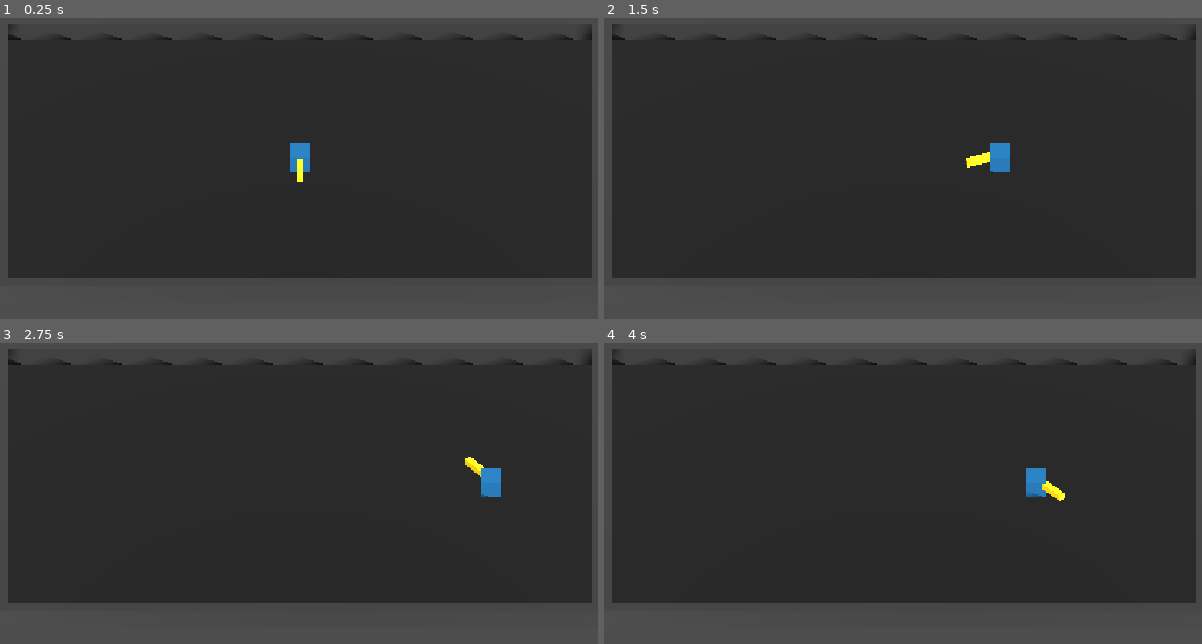
Above: before the commit, frames 1-4 (two rows, left to right).
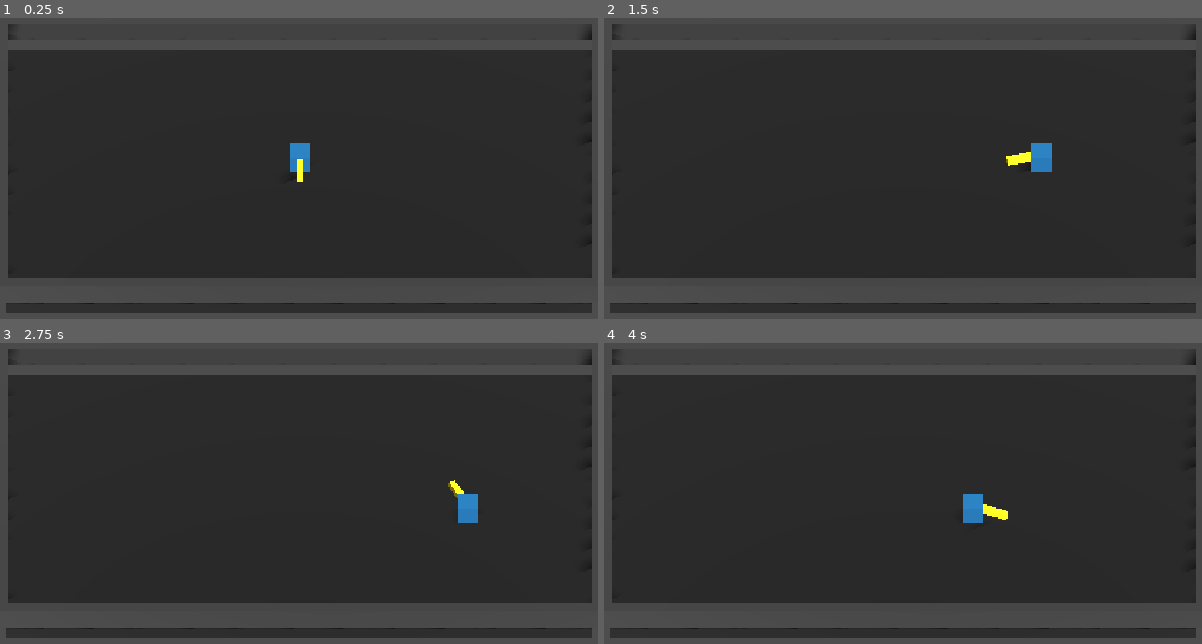
Above: after the commit, the same moments.

Repository: zwordup-sudo/BotArena
Game: Godot game, scene res://scenes/main_3d.tscn
The game is run twice, just before and just after one commit, with the same random seed, the same clock (stepped at 60 frames per second) and the same inputs. The project has no main scene, so this scene is started directly.
Inputs (mouse positions are in pixels of both pictures, inside the frame that each line leads up to):
- Up to frame 1 (0.25 s): no input
- Up to frame 2 (1.5 s): tap Enter at 0.5 s; move the mouse to (1082, 144) at 0.52 s; hold D (move_right) 0.53-1.25 s; tap Space (dash) at 0.6 s; click (1082, 144) at 0.67 s; drag from (741, 189) to (861, 255) at 1.27 s
- Up to frame 3 (2.75 s): tap Space (dash) at 2, 2.1 s; move the mouse to (382, 394) at 2.02 s; hold D (move_right) from 2.03 s (still down); click (382, 394) at 2.17 s
- Up to frame 4 (4 s): release D (move_right) at 2.75 s; drag from (861, 580) to (663, 424) at 2.77 s; tap Enter at 3.5 s; move the mouse to (1142, 559) at 3.52 s; press the mouse at (1142, 559) at 3.53 s; hold A (move_left) from 3.53 s (still down); tap Space (dash) at 3.8 s

The runs differ from the first frame. In frame 1, 6.8% of the frame differs, in the area x 1-99%, y 5-99%; in frame 2, 7.7%; in frame 3, 7.6%; in frame 4, 7.7%.

Commit message:
feat: port directional dash to 3D

Diff:
--- a/scenes/main_3d.tscn
+++ b/scenes/main_3d.tscn
@@ -1,21 +1,21 @@
-[gd_scene format=3]
+[gd_scene format=3 uid="uid://dckoaahhsnncf"]
 
-[ext_resource type="Script" path="res://scripts/player_3d.gd" id="1_player3d"]
+[ext_resource type="Script" uid="uid://dh268o14m0th2" path="res://scripts/player_3d.gd" id="1_player3d"]
+
+[sub_resource type="BoxShape3D" id="BoxShape3D_floor"]
+size = Vector3(26, 0.5, 16)
 
 [sub_resource type="StandardMaterial3D" id="StandardMaterial3D_floor"]
 albedo_color = Color(0.15, 0.15, 0.15, 1)
 
-[sub_resource type="BoxShape3D" id="BoxShape3D_floor"]
-size = Vector3(26, 0.5, 16)
-
 [sub_resource type="BoxMesh" id="BoxMesh_floor"]
 size = Vector3(26, 0.5, 16)
 
+[sub_resource type="BoxShape3D" id="BoxShape3D_wall_lr"]
+size = Vector3(0.5, 1, 16)
+
 [sub_resource type="StandardMaterial3D" id="StandardMaterial3D_wall"]
 albedo_color = Color(0.3, 0.3, 0.3, 1)
-
-[sub_resource type="BoxShape3D" id="BoxShape3D_wall_lr"]
-size = Vector3(0.5, 1, 16)
 
 [sub_resource type="BoxMesh" id="BoxMesh_wall_lr"]
 size = Vector3(0.5, 1, 16)
@@ -26,12 +26,12 @@
 [sub_resource type="BoxMesh" id="BoxMesh_wall_tb"]
 size = Vector3(27, 1, 0.5)
 
+[sub_resource type="BoxShape3D" id="BoxShape3D_player"]
+size = Vector3(1.2, 1.2, 1.2)
+
 [sub_resource type="StandardMaterial3D" id="StandardMaterial3D_player"]
 albedo_color = Color(0.2, 0.6, 0.9, 1)
 roughness = 0.5
-
-[sub_resource type="BoxShape3D" id="BoxShape3D_player"]
-size = Vector3(1.2, 1.2, 1.2)
 
 [sub_resource type="BoxMesh" id="BoxMesh_player"]
 size = Vector3(0.9, 0.9, 0.9)
@@ -45,83 +45,84 @@
 [sub_resource type="BoxMesh" id="BoxMesh_indicator"]
 size = Vector3(0.3, 0.3, 1.6)
 
-[node name="Main3D" type="Node3D"]
+[node name="Main3D" type="Node3D" unique_id=1410806980]
 
-[node name="DirectionalLight3D" type="DirectionalLight3D" parent="."]
+[node name="DirectionalLight3D" type="DirectionalLight3D" parent="." unique_id=1921332616]
 transform = Transform3D(0.866025, -0.353553, 0.353553, 0, 0.707107, 0.707107, -0.5, -0.612372, 0.612372, 0, 10, 0)
 shadow_enabled = true
 
-[node name="Arena3D" type="Node3D" parent="."]
+[node name="Arena3D" type="Node3D" parent="." unique_id=191897197]
 
-[node name="Floor" type="StaticBody3D" parent="Arena3D"]
+[node name="Floor" type="StaticBody3D" parent="Arena3D" unique_id=2050015492]
 transform = Transform3D(1, 0, 0, 0, 1, 0, 0, 0, 1, 0, -0.25, 0)
 
-[node name="CollisionShape3D" type="CollisionShape3D" parent="Arena3D/Floor"]
+[node name="CollisionShape3D" type="CollisionShape3D" parent="Arena3D/Floor" unique_id=831248444]
 shape = SubResource("BoxShape3D_floor")
 
-[node name="MeshInstance3D" type="MeshInstance3D" parent="Arena3D/Floor"]
+[node name="MeshInstance3D" type="MeshInstance3D" parent="Arena3D/Floor" unique_id=927648782]
+transform = Transform3D(1, 0, 0, 0, 1, 0, 0, 0, 1, -0.009755611, -0.4098165, 0.2604437)
 material_override = SubResource("StandardMaterial3D_floor")
 mesh = SubResource("BoxMesh_floor")
 
-[node name="WallLeft" type="StaticBody3D" parent="Arena3D"]
+[node name="WallLeft" type="StaticBody3D" parent="Arena3D" unique_id=554659268]
 transform = Transform3D(1, 0, 0, 0, 1, 0, 0, 0, 1, -13.25, 0.5, 0)
 
-[node name="CollisionShape3D" type="CollisionShape3D" parent="Arena3D/WallLeft"]
+[node name="CollisionShape3D" type="CollisionShape3D" parent="Arena3D/WallLeft" unique_id=67163955]
 shape = SubResource("BoxShape3D_wall_lr")
 
-[node name="MeshInstance3D" type="MeshInstance3D" parent="Arena3D/WallLeft"]
+[node name="MeshInstance3D" type="MeshInstance3D" parent="Arena3D/WallLeft" unique_id=1097124329]
 material_override = SubResource("StandardMaterial3D_wall")
 mesh = SubResource("BoxMesh_wall_lr")
 
-[node name="WallRight" type="StaticBody3D" parent="Arena3D"]
+[node name="WallRight" type="StaticBody3D" parent="Arena3D" unique_id=993872383]
 transform = Transform3D(1, 0, 0, 0, 1, 0, 0, 0, 1, 13.25, 0.5, 0)
 
-[node name="CollisionShape3D" type="CollisionShape3D" parent="Arena3D/WallRight"]
+[node name="CollisionShape3D" type="CollisionShape3D" parent="Arena3D/WallRight" unique_id=859053012]
 shape = SubResource("BoxShape3D_wall_lr")
 
-[node name="MeshInstance3D" type="MeshInstance3D" parent="Arena3D/WallRight"]
+[node name="MeshInstance3D" type="MeshInstance3D" parent="Arena3D/WallRight" unique_id=404255819]
 material_override = SubResource("StandardMaterial3D_wall")
 mesh = SubResource("BoxMesh_wall_lr")
 
-[node name="WallTop" type="StaticBody3D" parent="Arena3D"]
+[node name="WallTop" type="StaticBody3D" parent="Arena3D" unique_id=759927326]
 transform = Transform3D(1, 0, 0, 0, 1, 0, 0, 0, 1, 0, 0.5, -8.25)
 
-[node name="CollisionShape3D" type="CollisionShape3D" parent="Arena3D/WallTop"]
+[node name="CollisionShape3D" type="CollisionShape3D" parent="Arena3D/WallTop" unique_id=485832525]
 shape = SubResource("BoxShape3D_wall_tb")
 
-[node name="MeshInstance3D" type="MeshInstance3D" parent="Arena3D/WallTop"]
+[node name="MeshInstance3D" type="MeshInstance3D" parent="Arena3D/WallTop" unique_id=1827140662]
 material_override = SubResource("StandardMaterial3D_wall")
 mesh = SubResource("BoxMesh_wall_tb")
 
-[node name="WallBottom" type="StaticBody3D" parent="Arena3D"]
+[node name="WallBottom" type="StaticBody3D" parent="Arena3D" unique_id=725140165]
 transform = Transform3D(1, 0, 0, 0, 1, 0, 0, 0, 1, 0, 0.5, 8.25)
 
-[node name="CollisionShape3D" type="CollisionShape3D" parent="Arena3D/WallBottom"]
+[node name="CollisionShape3D" type="CollisionShape3D" parent="Arena3D/WallBottom" unique_id=1388977545]
 shape = SubResource("BoxShape3D_wall_tb")
 
-[node name="MeshInstance3D" type="MeshInstance3D" parent="Arena3D/WallBottom"]
+[node name="MeshInstance3D" type="MeshInstance3D" parent="Arena3D/WallBottom" unique_id=402069789]
 material_override = SubResource("StandardMaterial3D_wall")
 mesh = SubResource("BoxMesh_wall_tb")
 
-[node name="Player3D" type="CharacterBody3D" parent="Arena3D"]
+[node name="Player3D" type="CharacterBody3D" parent="Arena3D" unique_id=1315442002]
 transform = Transform3D(1, 0, 0, 0, 1, 0, 0, 0, 1, 0, 0.6, 0)
 script = ExtResource("1_player3d")
 
-[node name="CollisionShape3D" type="CollisionShape3D" parent="Arena3D/Player3D"]
+[node name="CollisionShape3D" type="CollisionShape3D" parent="Arena3D/Player3D" unique_id=1554578632]
 shape = SubResource("BoxShape3D_player")
 
-[node name="BodyMesh" type="MeshInstance3D" parent="Arena3D/Player3D"]
+[node name="BodyMesh" type="MeshInstance3D" parent="Arena3D/Player3D" unique_id=1232311941]
 material_override = SubResource("StandardMaterial3D_player")
 mesh = SubResource("BoxMesh_player")
 
-[node name="AimPivot" type="Node3D" parent="Arena3D/Player3D"]
+[node name="AimPivot" type="Node3D" parent="Arena3D/Player3D" unique_id=1791169420]
 
-[node name="AimIndicator" type="MeshInstance3D" parent="Arena3D/Player3D/AimPivot"]
+[node name="AimIndicator" type="MeshInstance3D" parent="Arena3D/Player3D/AimPivot" unique_id=1543716130]
 transform = Transform3D(1, 0, 0, 0, 1, 0, 0, 0, 1, 0, 0.2, -0.8)
 material_override = SubResource("StandardMaterial3D_indicator")
 mesh = SubResource("BoxMesh_indicator")
 
-[node name="Camera3D" type="Camera3D" parent="."]
-transform = Transform3D(1, 0, 0, 0, 0.707107, 0.707107, 0, -0.707107, 0.707107, 0, 13.0, 13.0)
+[node name="Camera3D" type="Camera3D" parent="." unique_id=151119058]
+transform = Transform3D(1, 0, 0, 0, 0.707107, 0.707107, 0, -0.707107, 0.707107, 0, 13, 13)
 projection = 1
 size = 20.0
--- a/scripts/player_3d.gd
+++ b/scripts/player_3d.gd
@@ -2,10 +2,41 @@
 
 @export var speed: float = 6.0
 
+@export var dash_speed: float = 18.0
+@export var dash_duration: float = 0.14
+@export var dash_cooldown: float = 0.80
+
 @onready var aim_pivot: Node3D = $AimPivot
 
-func _physics_process(_delta: float) -> void:
-	# WASD Movement on X/Z plane
+var is_dashing: bool = false
+var dash_timer: float = 0.0
+var dash_cooldown_timer: float = 0.0
+var dash_direction: Vector3 = Vector3.ZERO
+
+func _physics_process(delta: float) -> void:
+	# Update cooldown timers
+	if dash_cooldown_timer > 0.0:
+		dash_cooldown_timer -= delta
+
+	if is_dashing:
+		dash_timer -= delta
+		if dash_timer <= 0.0:
+			is_dashing = false
+			# Let execution fall through to normal WASD movement in the same frame for instant transition response
+		else:
+			velocity = dash_direction * dash_speed
+			move_and_slide()
+			return # Skip normal movement
+
+	# Check for dash trigger
+	if Input.is_action_just_pressed("dash") and not is_dashing and dash_cooldown_timer <= 0.0:
+		start_dash()
+		# Run the first frame of dash movement immediately
+		velocity = dash_direction * dash_speed
+		move_and_slide()
+		return
+
+	# Normal WASD Movement
 	var input_dir := Input.get_vector("move_left", "move_right", "move_up", "move_down")
 	var direction := Vector3(input_dir.x, 0.0, input_dir.y)
 	if direction.length_squared() > 0.0:
@@ -14,12 +45,27 @@
 	else:
 		velocity = Vector3.ZERO
 
-	# Move using CharacterBody3D physics
 	move_and_slide()
 
 func _process(_delta: float) -> void:
 	# Independent mouse aiming
 	aim_to_mouse()
+
+func start_dash() -> void:
+	var input_dir := Input.get_vector("move_left", "move_right", "move_up", "move_down")
+	var move_dir := Vector3(input_dir.x, 0.0, input_dir.y)
+
+	if move_dir.length_squared() > 0.0:
+		dash_direction = move_dir.normalized()
+	else:
+		# Use the current aim direction (forward is -Z in local AimPivot coords)
+		var aim_dir = -aim_pivot.global_transform.basis.z
+		aim_dir.y = 0.0
+		dash_direction = aim_dir.normalized()
+
+	is_dashing = true
+	dash_timer = dash_duration
+	dash_cooldown_timer = dash_cooldown
 
 func aim_to_mouse() -> void:
 	var camera := get_viewport().get_camera_3d()
@@ -27,11 +73,8 @@
 		return
 
 	var mouse_pos := get_viewport().get_mouse_position()
-	# Project ray from camera
 	var ray_origin := camera.project_ray_origin(mouse_pos)
 	var ray_normal := camera.project_ray_normal(mouse_pos)
-
-	# Intersect ray with horizontal plane at Y = global_position.y
 	var target_y := global_position.y
 
 	if not is_equal_approx(ray_normal.y, 0.0):
